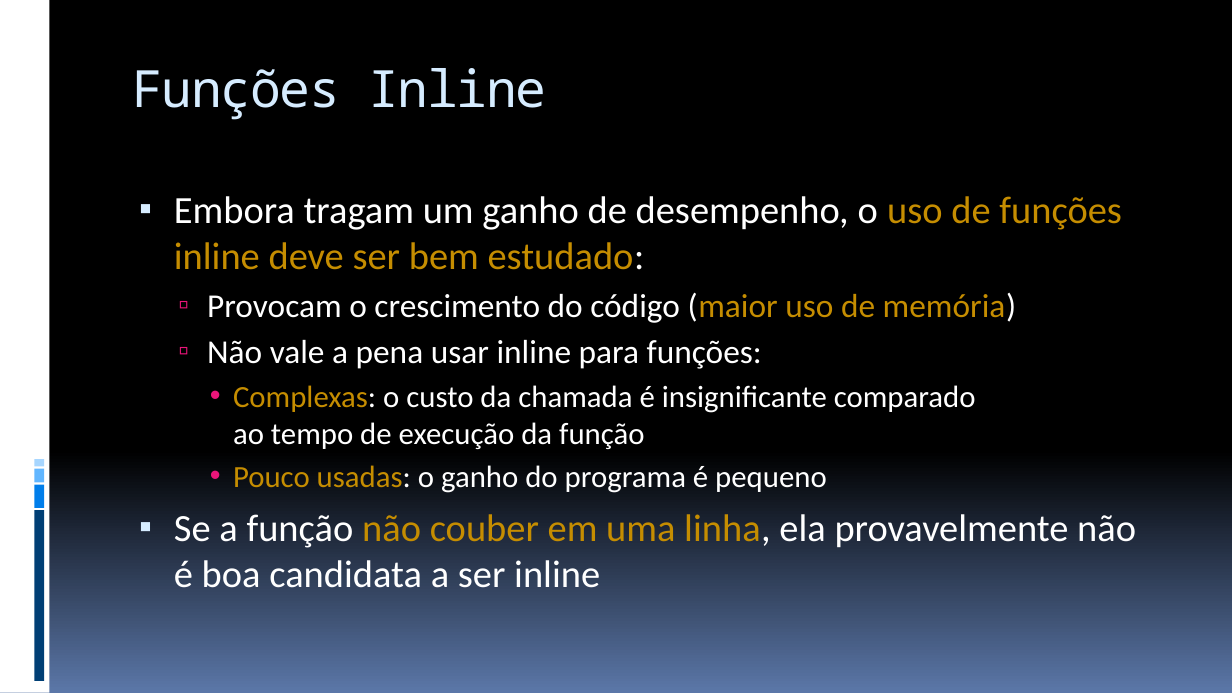
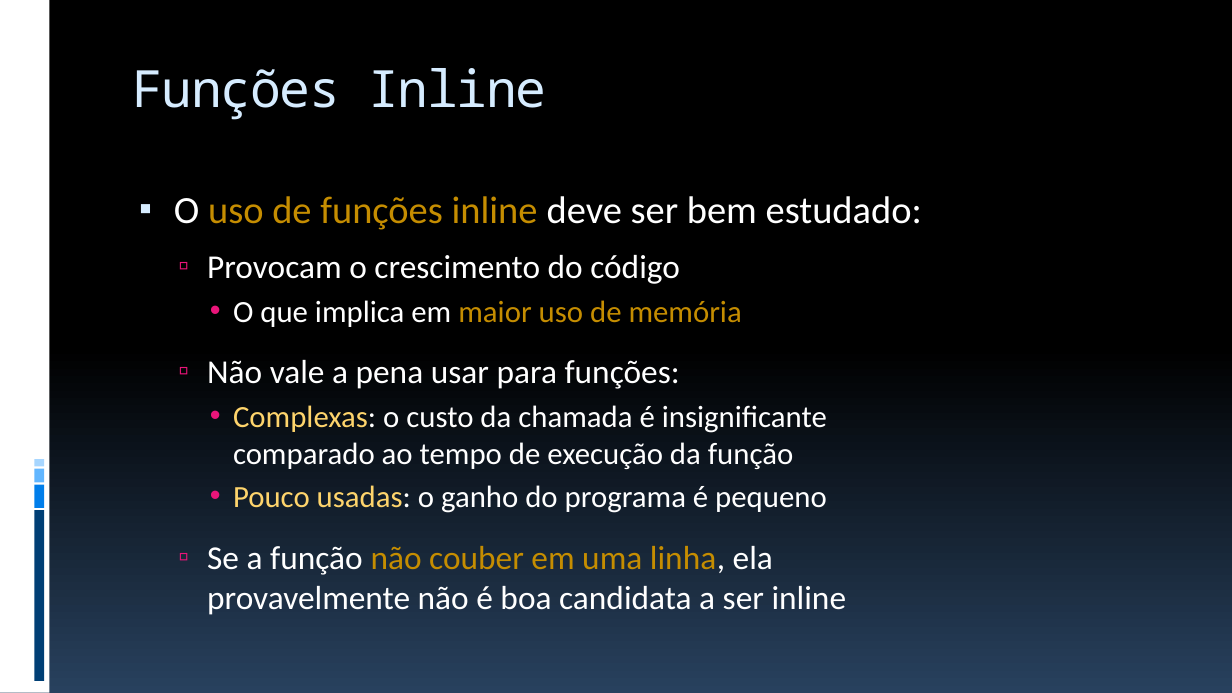
Before and after one commit to JudsonSS/ProgComp, a slide deck: slide 8 of Slides/27. Funções Inline e Ponteiros para Funções.pptx. Drawn at 1232x693 pixels with LibreOffice and Linux fonts; fonts in the diff are those of the drawing. Boxes give left, top, right and bottom in pixels: in the first picture for what was removed or moved away, otherwise in the second. Text is boxed around its words. In the diff, an @@ line names an element or a change of style, - is before the commit and + after.

```diff
--- a/Slides/27. Funções Inline e Ponteiros para Funções.pptx
+++ b/Slides/27. Funções Inline e Ponteiros para Funções.pptx
@@ background gradient #000000 to #5B77A8 to gradient #000000 to #28415E @@
@@ text at (174,196,922,389): text changed @@
-▪ Embora tragam um ganho de desempenho, o uso de funções inline deve ser bem estudado:
-  ▫ Provocam o crescimento do código (maior uso de memória)
-  ▫ Não vale a pena usar inline para funções:
+▪ O uso de funções inline deve ser bem estudado:
+  ▫ Provocam o crescimento do código
+    • O que implica em maior uso de memória
+  ▫ Não vale a pena usar para funções:
@@ text at (207,405,847,615): text colour #C58D01 to #FED46C in "Complexas:", "Pouco usadas:"; size 30 to 26 pt in "Se a função não couber em uma ..."; more space between paragraphs; bullet ▪ to ▫; list level 1 to 2 in "Se a função não couber ..."; bullet colour #D6ECFF to #EA157A @@
```
Also in this commit, not shown: 26 other slides changed, 3 other files.
